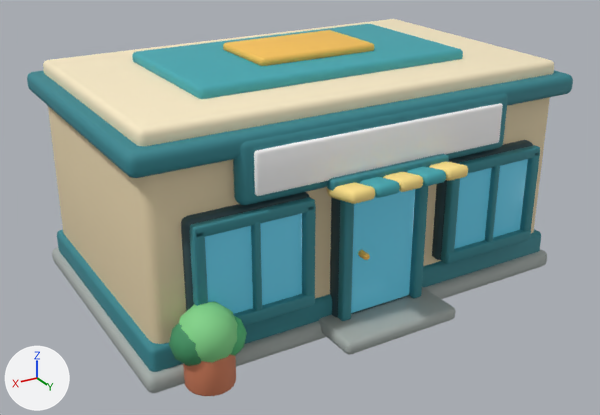
The glTF model public/assets/city/v3/startup-building-level-1.glb as it was, and as the next commit left it.
Before and after are seen from a 50 mm camera at (7.34, 12.28, 7.33) aimed at (0.3, 0.54, 1.45). Every picture has the same lights, and +X, +Y and +Z are marked at lower left. The first picture is the older version. Where no turn or scale is listed for an object, it has been applied to the vertices.

Names of what the first picture shows: 'Billboard Dynamic Face', 'flat upgrade roof', 'foundation', 'front entrance step', 'glass entrance door', 'integrated billboard frame', 'lower teal plinth', 'main one-floor building', 'roof shadow tier', 'roof upgrade socket', 'storefront glass', 'storefront glass.001' and 27 more.
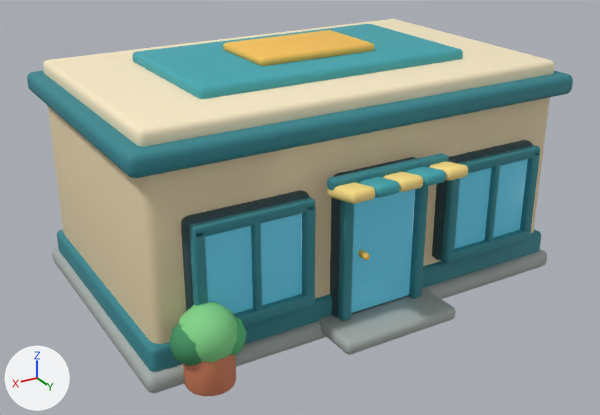
Boxes (x1, y1, x2, y2) around the edits, measured in the pictures (600 x 415 px):
```json
{"object": "Billboard Dynamic Face", "change": "deleted", "before": [254, 103, 503, 196]}
{"object": "integrated billboard frame", "change": "deleted", "before": [233, 93, 508, 205]}
```

Edits to the scene script, one JSON object a line:
```json
{"op": "remove", "block": "ob_integrated_billboard_frame", "code": ["ob_integrated_billboard_frame = bpy.data.objects.new('integrated billboard frame', me_cube_034)", "ob_integrated_billboard_frame.location = (0.0, 2.48, 3.18)"]}
{"op": "remove", "block": "ob_billboard_dynamic_face", "code": ["ob_billboard_dynamic_face = bpy.data.objects.new('Billboard Dynamic Face', me_cube_035)", "ob_billboard_dynamic_face.location = (0.0, 2.65, 3.18)"]}
```
